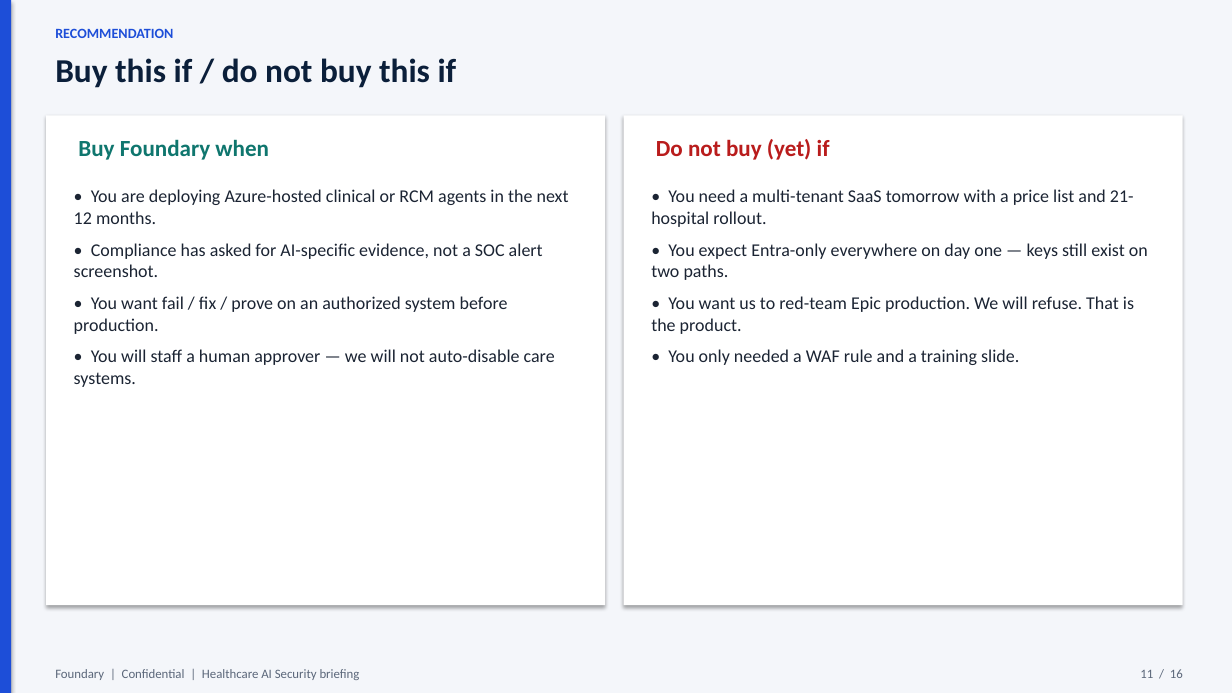
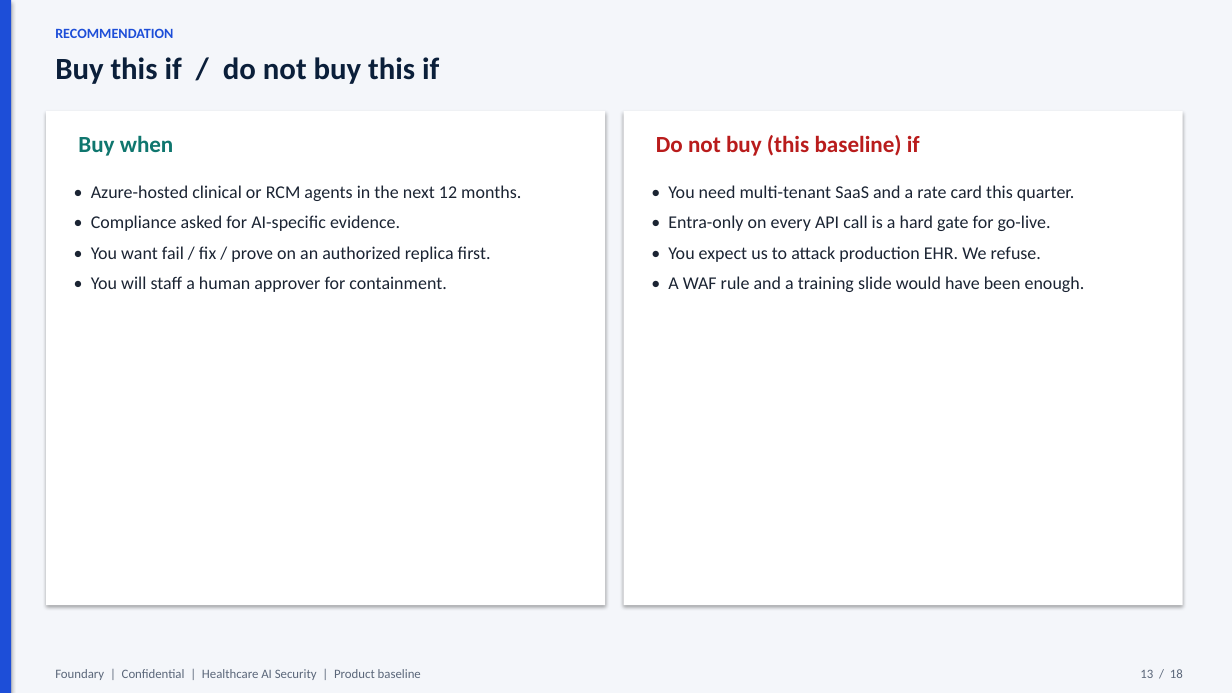
Before and after one commit to atulmishra84/Foundry-Baseline-Security-Agents, a slide deck: slide 13 of docs/Foundary-Healthcare-AI-Security-Brief.pptx (slide 11 before the commit). Drawn at 1232x693 pixels with LibreOffice and Linux fonts; fonts in the diff are those of the drawing. Boxes give left, top, right and bottom in pixels: in the first picture for what was removed or moved away, otherwise in the second. Text is boxed around its words. In the diff, an @@ line names an element or a change of style, - is before the commit and + after.

```diff
--- a/docs/Foundary-Healthcare-AI-Security-Brief.pptx
+++ b/docs/Foundary-Healthcare-AI-Security-Brief.pptx
@@ text "Buy this if / do ..." at (55, 57, 439, 84): size 26 to 24 pt @@
@@ rectangle: place and size @@
-rectangle at (46, 116, 605, 605)
+rectangle at (46, 111, 605, 605)
@@ rectangle: place and size @@
-rectangle at (624, 116, 1183, 605)
+rectangle at (624, 111, 1183, 605)
@@ text at (78, 135, 174, 156): text changed @@
-Buy Foundary when
+Buy when
@@ text at (656, 135, 920, 156): text changed @@
-Do not buy (yet) if
+Do not buy (this baseline) if
@@ text at (91, 185, 521, 292): text changed @@
-• You are deploying Azure-hosted clinical or RCM agents in the next 12 months.
-• Compliance has asked for AI-specific evidence, not a SOC alert screenshot.
-• You want fail / fix / prove on an authorized system before production.
-• You will staff a human approver — we will not auto-disable care systems.
+• Azure-hosted clinical or RCM agents in the next 12 months.
+• Compliance asked for AI-specific evidence.
+• You want fail / fix / prove on an authorized replica first.
+• You will staff a human approver for containment.
@@ text at (668, 185, 1085, 292): text changed @@
-• You need a multi-tenant SaaS tomorrow with a price list and 21-hospital rollout.
-• You expect Entra-only everywhere on day one — keys still exist on two paths.
-• You want us to red-team Epic production. We will refuse. That is the product.
-• You only needed a WAF rule and a training slide.
+• You need multi-tenant SaaS and a rate card this quarter.
+• Entra-only on every API call is a hard gate for go-live.
+• You expect us to attack production EHR. We refuse.
+• A WAF rule and a training slide would have been enough.
@@ text at (55, 669, 421, 680): text changed @@
-Foundary | Confidential | Healthcare AI Security briefing
+Foundary | Confidential | Healthcare AI Security | Product baseline
@@ text at (1140, 669, 1183, 678): text changed @@
-11 / 16
+13 / 18
```
Also in this commit, not shown: 11 other slides changed, 6 slides added, 4 slides removed, 36 other files.
